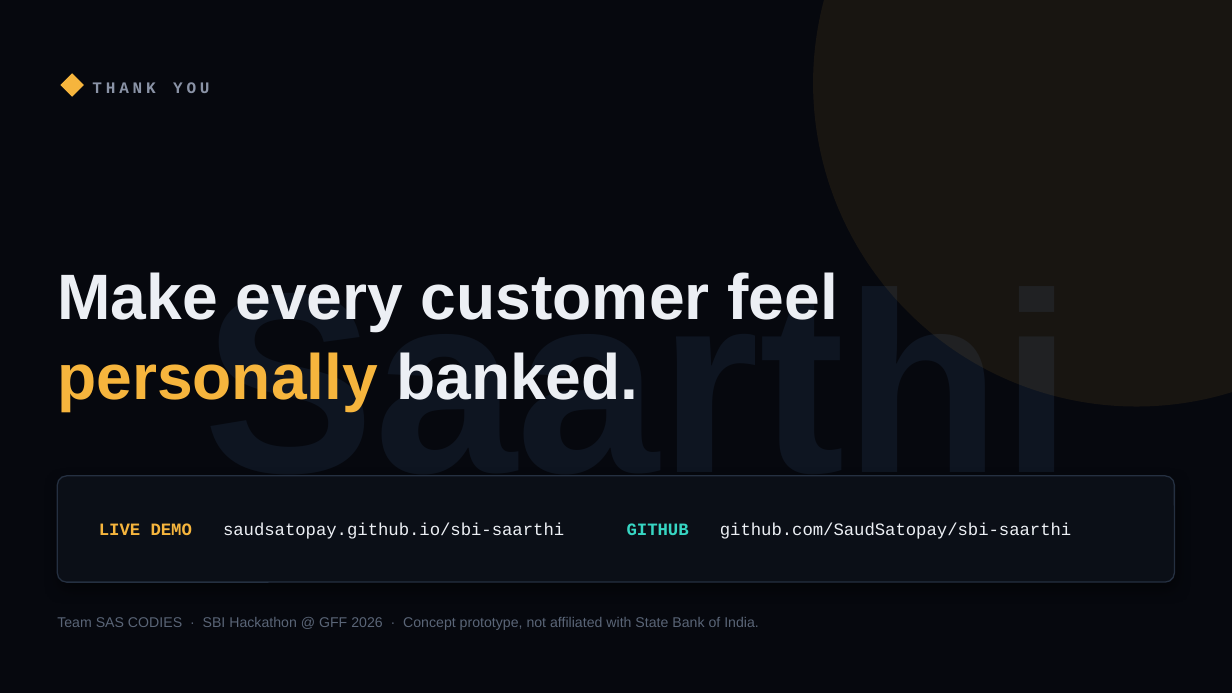
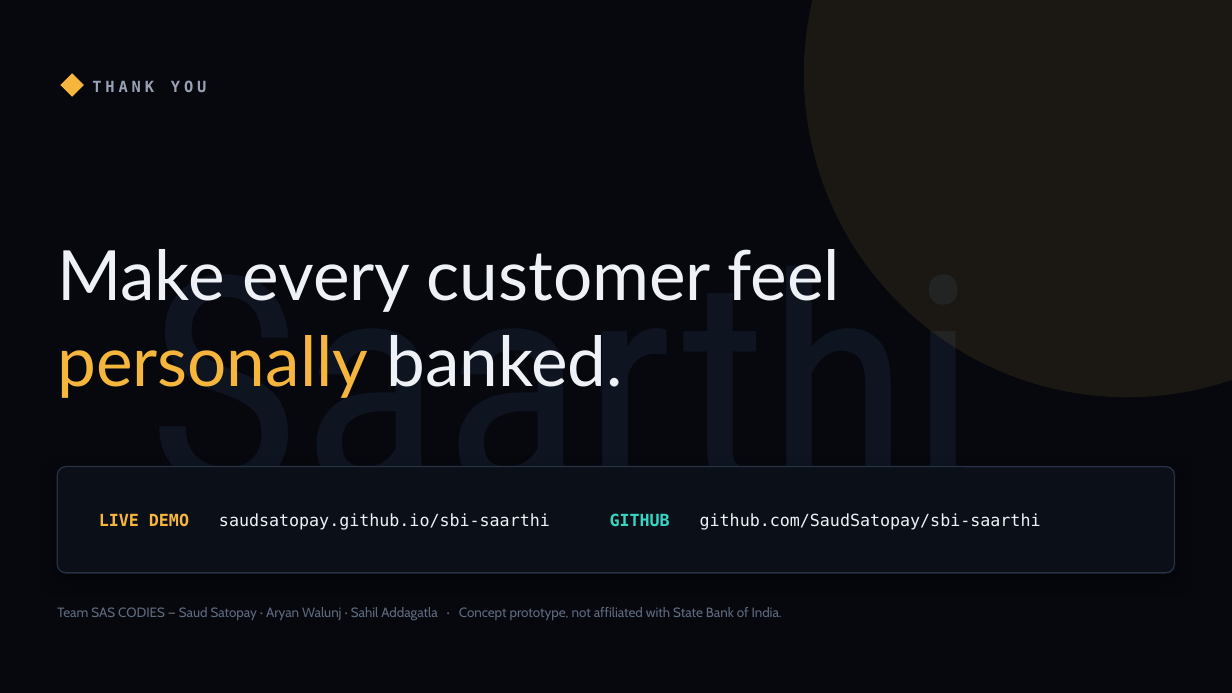
Before and after one commit to SaudSatopay/sbi-saarthi, a slide deck: slide 16 of SBI-Saarthi-Idea-Deck.pptx (slide 13 before the commit). Drawn at 1232x693 pixels with LibreOffice and Linux fonts; fonts in the diff are those of the drawing. Boxes give left, top, right and bottom in pixels: in the first picture for what was removed or moved away, otherwise in the second. Text is boxed around its words. In the diff, an @@ line names an element or a change of style, - is before the commit and + after.

Commit message:
Polish deck typography, add technical slides, add team names
Deck: new type system (Bahnschrift SemiBold / Segoe UI / Cascadia Mono) replacing the generic Arial/Courier; added a 5-slide technical block - system design, agent runtime, data & models, engineering stack & deployment, and security/consent/compliance (now 16 slides). Site: real team member names in the footer. Team SAS CODIES: Saud Satopay, Aryan Walunj, Sahil Addagatla.

```diff
--- a/SBI-Saarthi-Idea-Deck.pptx
+++ b/SBI-Saarthi-Idea-Deck.pptx
@@ ellipse: place and size @@
-ellipse at box(813, 0, 1232, 407)
+ellipse at box(804, 0, 1232, 397)
@@ ellipse at box(804, 0, 1232, 397): fill #F6B53D at 8% opacity to #F6B53D at 9% opacity @@
@@ text "THANK YOU" at box(92, 80, 206, 92): size 12.5 to 12 pt, font Courier New to DejaVu Sans Mono, text colour #8A93A6 to #99A2B4 @@
@@ text "Saarthi": place and size @@
-text "Saarthi" at box(203, 272, 1072, 476)
+text "Saarthi" at box(148, 249, 977, 530)
@@ text "Saarthi" at box(148, 249, 977, 530): size 200 to 230 pt, font Arial to Roboto Condensed, bold off @@
@@ text "Make every customer feel personally ...": place and size @@
-text "Make every customer feel personally ..." at box(57, 272, 838, 412)
+text "Make every customer feel personally ..." at box(57, 249, 840, 398)
@@ text "Make every customer feel personally ..." at box(57, 249, 840, 398): size 50 to 54 pt, font Arial to Lato, bold off; text colour #ECEFF4 to #EEF1F6 in "Make every customer feel banked." @@
@@ rounded rectangle: place and size @@
-rounded rectangle at box(57, 476, 1175, 582)
+rounded rectangle at box(57, 467, 1175, 573)
@@ rounded rectangle at box(57, 467, 1175, 573): outline #253041 1 pt to #263244 1 pt; shadow changed; proportions changed @@
@@ text "LIVE DEMO saudsatopay.github.io/sbi-saarthi GITHUB github.co ...": place and size @@
-text "LIVE DEMO saudsatopay.github.io/sbi-saarthi GITHUB github.co ..." at box(99, 524, 1072, 539)
+text "LIVE DEMO saudsatopay.github.io/sbi-saarthi GITHUB github.co ..." at box(99, 513, 1041, 530)
@@ text "LIVE DEMO saudsatopay.github.io/sbi-saarthi GITHUB github.co ..." at box(99, 513, 1041, 530): size 13.5 to 13 pt, font Courier New to DejaVu Sans Mono; text colour #ECEFF4 to #EEF1F6 in "saudsatopay.github.io/sbi-saarthi github.com/SaudSatopay/sbi ..." @@
@@ text at box(57, 607, 782, 620): text changed; size 11 to 10.5 pt; font Arial to Cabin; text colour #5A6577 to #5E6A7E @@
-Team SAS CODIES · SBI Hackathon @ GFF 2026 · Concept prototype, not affiliated with State Bank of India.
+Team SAS CODIES — Saud Satopay · Aryan Walunj · Sahil Addagatla · Concept prototype, not affiliated with State Bank of India.
```
Also in this commit, not shown: 10 other slides changed, 5 slides added, 2 slides removed, 6 other files.
